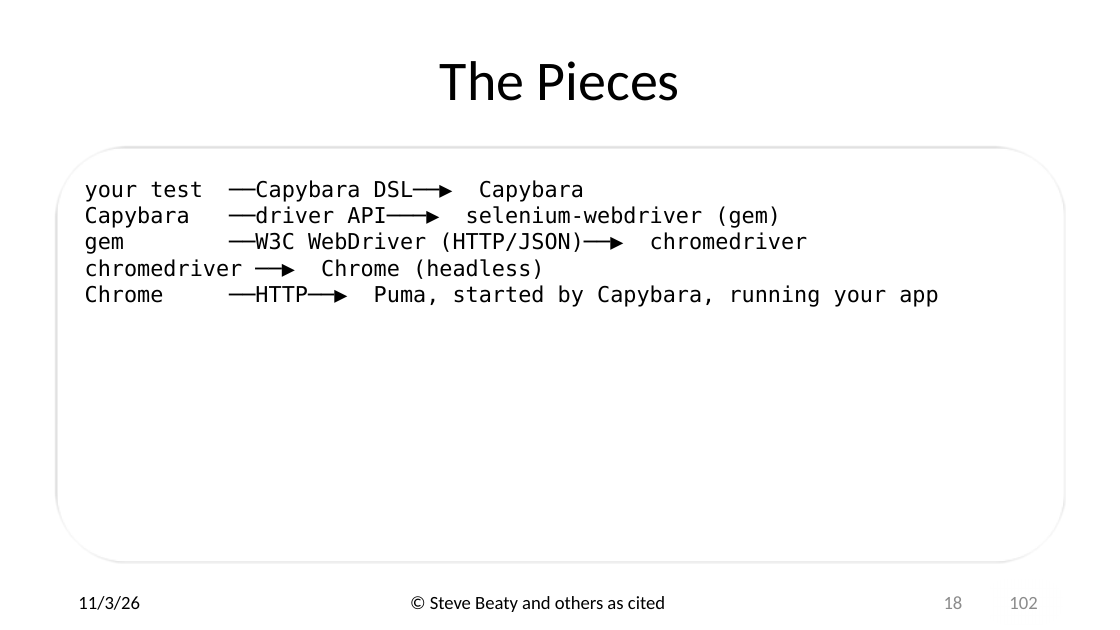
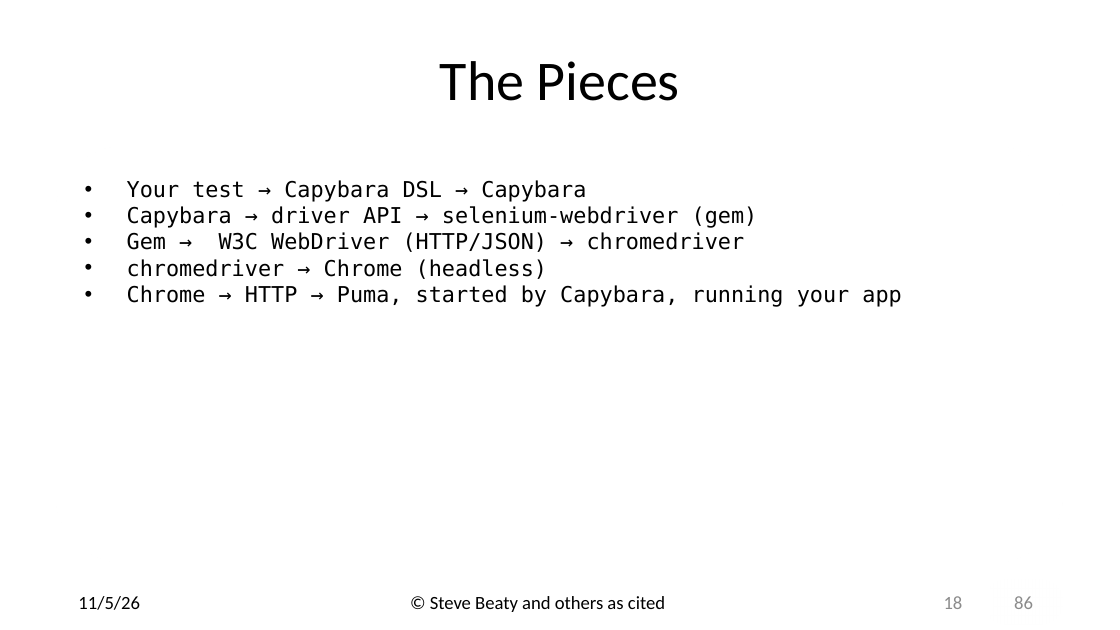
Before and after one commit to drb80/WebAppDev, a slide deck: slide 18 of Slides/Selenium and Capybara.pptx. Drawn at 1120x630 pixels with LibreOffice and Linux fonts; fonts in the diff are those of the drawing; background and template pictures are left out. Boxes give left, top, right and bottom in pixels: in the first picture for what was removed or moved away, otherwise in the second. Text is boxed around its words. In the diff, an @@ line names an element or a change of style, - is before the commit and + after.

```diff
--- a/Slides/Selenium and Capybara.pptx
+++ b/Slides/Selenium and Capybara.pptx
@@ text "Your test → Capybara DSL ..." moved from (x1=56, y1=147, x2=1065, y2=563) to (x1=127, y1=180, x2=901, y2=307) @@
@@ text "Your test → Capybara DSL ..." at (x1=127, y1=180, x2=901, y2=307): outline #000000 2 pt to none @@
@@ text at (x1=127, y1=180, x2=901, y2=307): text changed @@
-your test ──Capybara DSL──▶ Capybara
-Capybara ──driver API───▶ selenium-webdriver (gem)
-gem ──W3C WebDriver (HTTP/JSON)──▶ chromedriver
-chromedriver ──▶ Chrome (headless)
-Chrome ──HTTP──▶ Puma, started by Capybara, running your app
+• Your test → Capybara DSL → Capybara
+• Capybara → driver API → selenium-webdriver (gem)
+• Gem → W3C WebDriver (HTTP/JSON) → chromedriver
+• chromedriver → Chrome (headless)
+• Chrome → HTTP → Puma, started by Capybara, running your app
@@ text at (x1=78, y1=596, x2=140, y2=610): text changed @@
-11/3/26
+11/5/26
@@ text at (x1=1014, y1=596, x2=1033, y2=609): text changed @@
-102
+86
```
Also in this commit, not shown: 84 other slides changed, 1 slide added, 17 slides removed, 1 other file.
